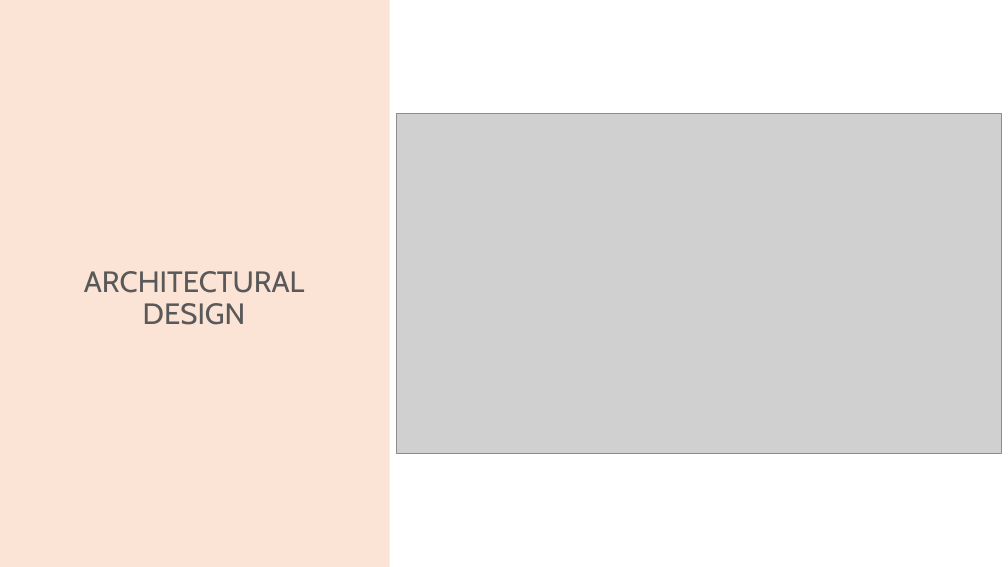
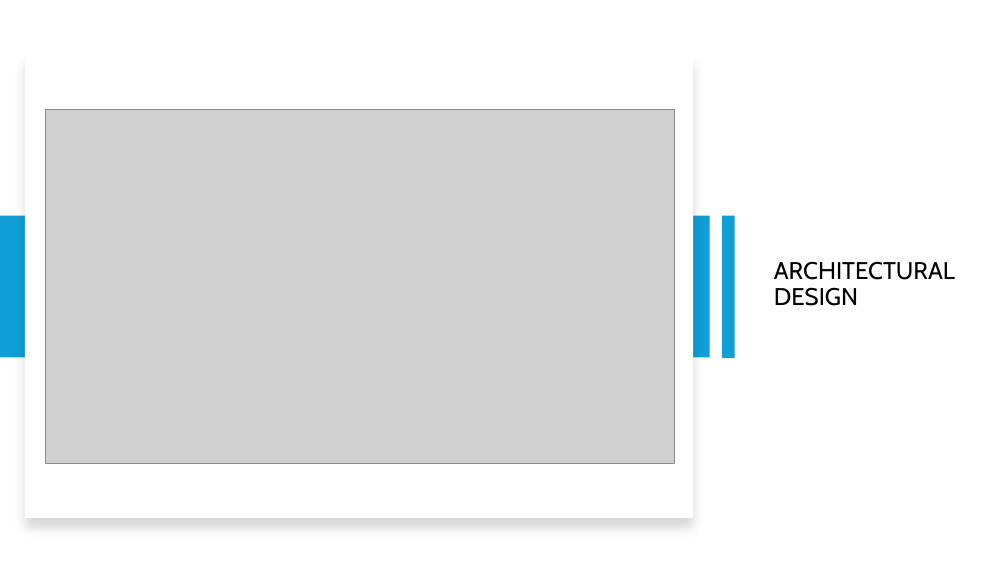
Before and after one commit to lookinfome/VaxTrack_v1.0.0, a slide deck: slide 17 of Vax Track V1 - Beta.pptx. Drawn at 1008x567 pixels with LibreOffice and Linux fonts; fonts in the diff are those of the drawing; grey boxes stand for pictures. Boxes give left, top, right and bottom in pixels: in the first picture for what was removed or moved away, otherwise in the second. Text is boxed around its words. In the diff, an @@ line names an element or a change of style, - is before the commit and + after.

```diff
--- a/Vax Track V1 - Beta.pptx
+++ b/Vax Track V1 - Beta.pptx
@@ rectangle removed at [0,0,389,567] @@
@@ rectangle added at [25,55,693,518], fill #FFFFFF @@
@@ picture: place and size @@
-picture at [396,113,1001,454]
+picture at [45,110,675,464]
@@ title "ARCHITECTURAL DESIGN": place and size @@
-title "ARCHITECTURAL DESIGN" at [84,271,304,325]
+title "ARCHITECTURAL DESIGN" at [774,261,955,306]
@@ title "ARCHITECTURAL DESIGN" at [774,261,955,306]: size 28 to 23 pt, text colour #595959 to #000000; alignment centre to left; vertical alignment bottom to middle @@
@@ rectangle added at [0,216,710,358], fill #0F9ED5 @@
@@ rectangle added at [722,216,735,358], fill #0F9ED5 @@
```
Also in this commit, not shown: 20 other slides changed.
